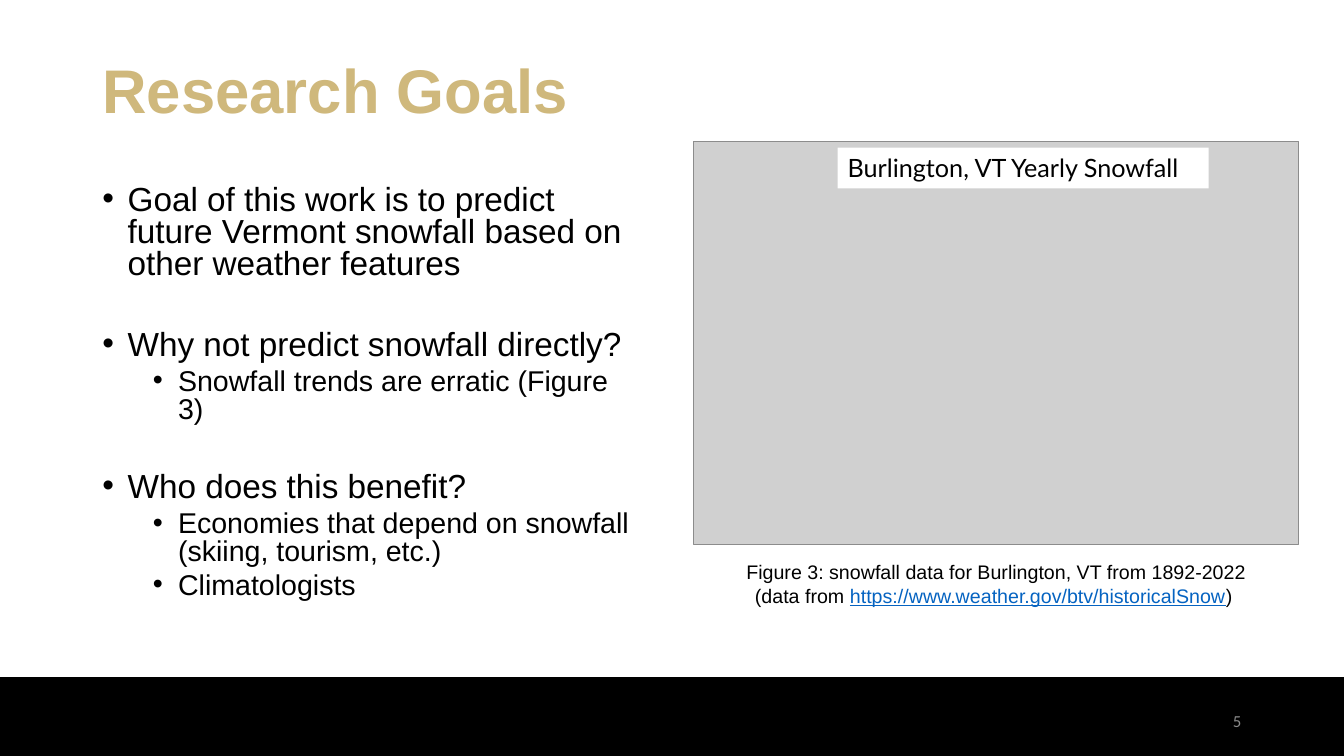
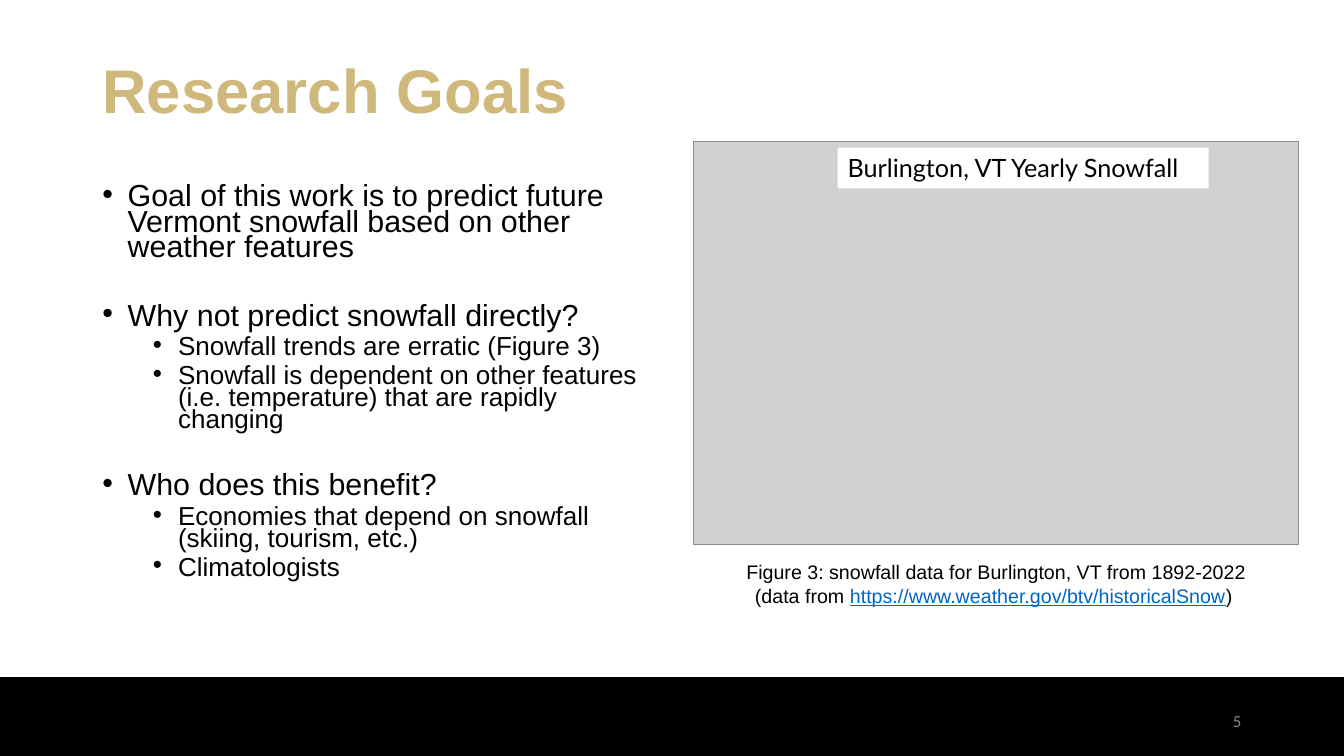
Before and after one commit to eli-kravitz/snowfall_prediction_vt, a slide deck: slide 5 of EliKravitz_ProjectPresentation.pptx. Drawn at 1344x756 pixels with LibreOffice and Linux fonts; fonts in the diff are those of the drawing; grey boxes stand for pictures; background and template pictures are left out. Boxes give left, top, right and bottom in pixels: in the first picture for what was removed or moved away, otherwise in the second. Text is boxed around its words. In the diff, an @@ line names an element or a change of style, - is before the commit and + after.

```diff
--- a/EliKravitz_ProjectPresentation.pptx
+++ b/EliKravitz_ProjectPresentation.pptx
@@ text at [128, 184, 604, 582]: size 23.8 to 21.7 pt in "Goal of this work is to predict ...", "Why not predict snowfall directly?", "Who does this benefit?"; size 20.4 to 18.6 pt in "Snowfall trends are erratic (Figure 3)", "Economies that depend on snowfall (skiing, tourism, ...", "Climatologists"; line spacing 0.8 to 0.7 @@
@@ text at [178, 365, 636, 434]: paragraph added @@
+  • Snowfall is dependent on other features (i.e. temperature) that are rapidly changing
```
Also in this commit, not shown: 3 other slides changed, 1 slide added, 1 other file.
